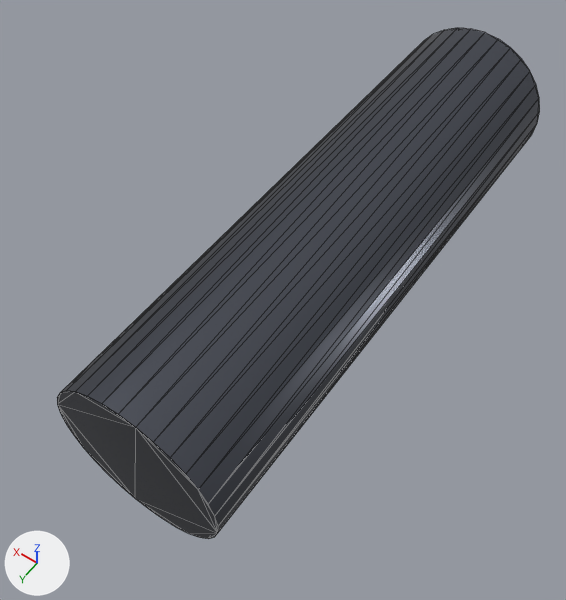
A saved change to the glTF model apps/web-client/dist/assets/models/units/SU_MorokSubmarine_LOD0.glb.
Rendered twice from a camera (50 mm lens) standing at (-2.78, 4.82, 6.77) and looking at (0.1, 0.79, 0.44). Every picture has the same lights, and +X, +Y and +Z are marked at lower left. The picture after the commit comes second. Mesh edges are drawn as thin lines. Objects named as collision shapes, trigger or cutter boxes, shadow casters or lower levels of detail are left out. Where no turn or scale is listed for an object, it has been applied to the vertices. Vertices at exactly the same position are counted once.

Before the edit, the objects in view are built like this:
```python
me_cylinder = bpy.data.meshes.new('Cylinder')
me_cylinder.from_pydata(...)  # a 32-sided cylinder along y spanning x -0.9..0.9, y -3.1..3.1, z -0.9..0.9
me_cylinder.materials.append(mat_mat_darksteel)  # grey #61656f
ob_cylinder = bpy.data.objects.new('Cylinder', me_cylinder)
ob_cylinder.location = (0.0, 0.0, 0.6)
```
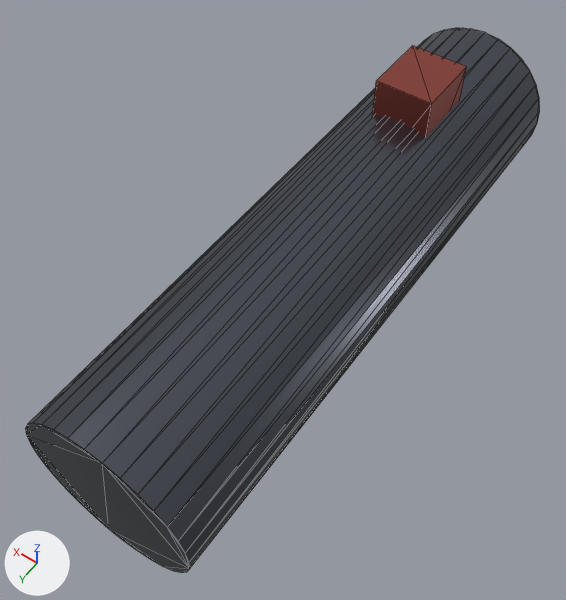
The newer file is also rescaled (x0.944), turned or shifted as a whole; pictures and numbers use the older file's frame.

Boxes [x1, y1, x2, y2] around the edits, measured in the pictures (566 x 600 px):
'Cylinder', rescaled (6% wider, 7% taller): before [57, 28, 540, 539]; after [26, 28, 540, 573]
'Cube', added (red): after [373, 46, 467, 138]

What the commit changed:
Material 'Mat_SovietArmor' (mat_mat_sovietarmor) is new.
Its base color is (0.35, 0.08, 0.06) (red #a05045).
Its metallic is 0.7.
Its roughness is 0.35.
me_cylinder is used by ob_cylinder; location (0.0, 0.0, 0.6).
me_cylinder had 64 vertices, 124 faces and spanned x -0.9..0.9, y -3.1..3.1, z -0.9..0.9.
me_cylinder now has 64 vertices, 124 faces and spans x -0.9..0.9, y -3.1..3.46, z -0.9..0.9.
me_cylinder part 1: the whole mesh is scaled about its middle by (1, 1.06, 1), then moved by (0.0, 0.18, 0.0).
Mesh me_cube_001 is new.
It is a box spanning x -0.318..0.318, y -0.371..0.371, z -0.741..0.741.
It uses material mat_mat_sovietarmor (red #a05045).
Object 'Cube' (ob_cube) is new; it shows me_cube_001.
Its location is (0.0, -1.51, 1.13).
